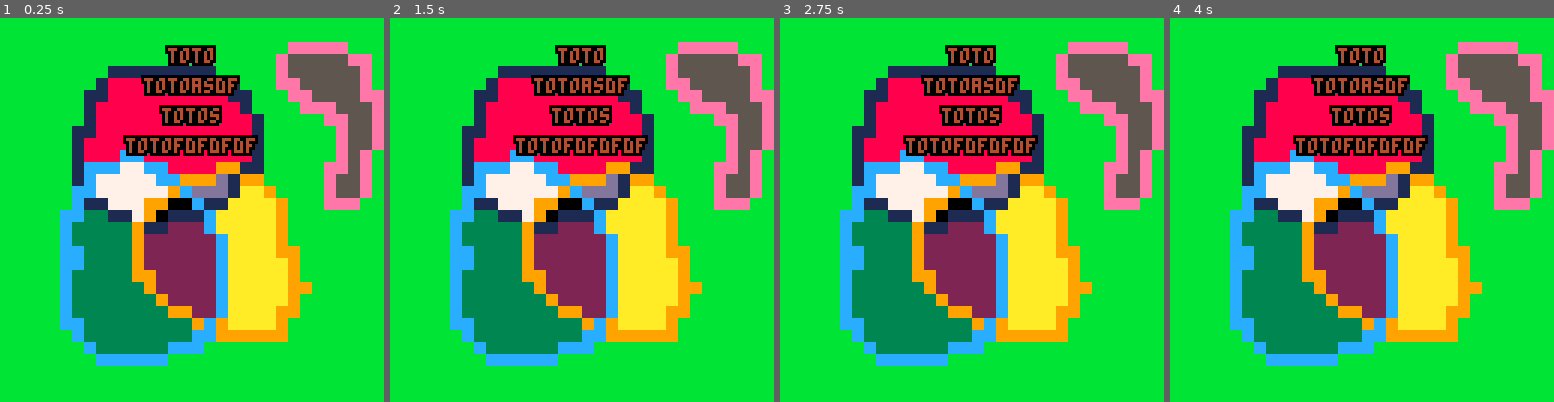
Above: before the commit, frames 1-4 (left to right).
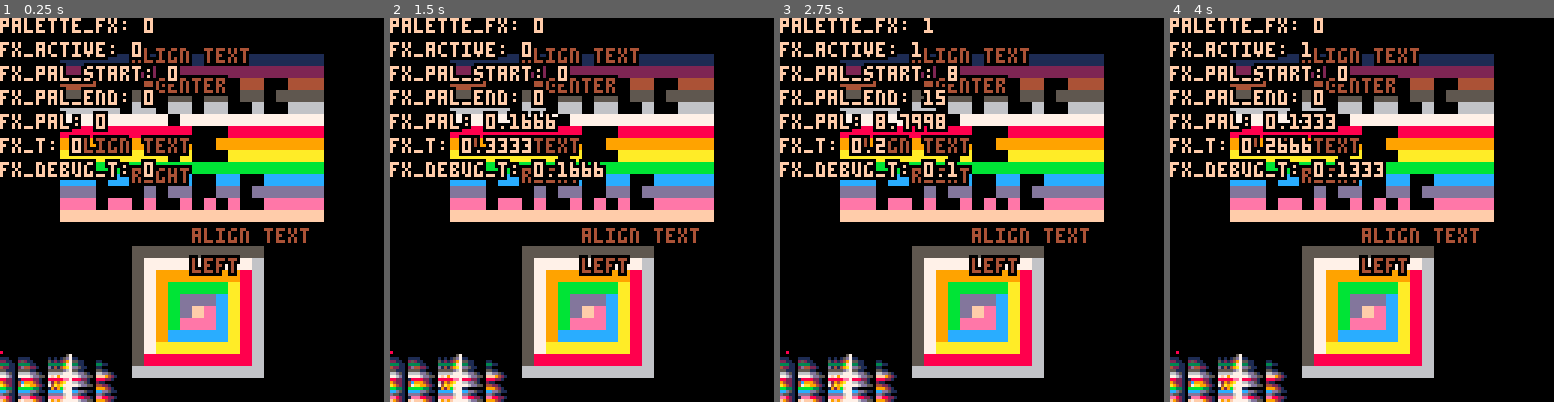
Above: after the commit, the same moments.

Repository: droune2001/nico_pico
Game: PICO-8 cartridge palette_tests.p8
Same seed, same stepped clock (60 frames per second), same inputs: the game is played once before the commit and once after it.
Inputs:
- Up to frame 1 (0.25 s): no input
- Up to frame 2 (1.5 s): tap X (X key) at 0.33, 1.07 s; tap O (Z key) at 0.7 s
- Up to frame 3 (2.75 s): hold Right 1.6-2.1 s; tap O (Z key) at 1.7, 2.1, 2.5 s; tap X (X key) at 1.85 s; hold Up 2.15-2.42 s; hold Right from 2.47 s (still down)
- Up to frame 4 (4 s): tap O (Z key) at 2.9, 3.3, 3.7 s; tap X (X key) at 2.97 s; release Right at 3.03 s; hold Left 3.08-3.58 s; hold Down 3.63-3.97 s

The runs differ from the first frame. In frame 1, 95% of the frame differs, in the area x 0-100%, y 0-100%; in frame 2, 95%; in frame 3, 96%; in frame 4, 95%.

Commit message:
palette fade ok
fade-to-black or to-white aller retour ok.

Diff:
--- a/palette_tests.p8
+++ b/palette_tests.p8
@@ -5,33 +5,154 @@
 -- droune
 
 function _init()
-
+ pal_idx=0
+ init_palettes(39)
+
+ -- effects:
+ -- 0 = normal
+ -- 1 = fade-to-black-8
+ -- 2 = fade-to-black-6
+ -- 3 = fade-to-white-4
+ -- 4 = fade-in-from-black-8
+ -- 5 = fade-in-from-black-6
+ -- 6 = fade-in-from-white-4
+ fx = { id=0, active=0, pal_start=0, pal_end=0, curr_pal=0, t=0, max_t=2, dir=1, debug_t=0 }
+ current_fx = 0
 end
 -->8
 -- update
 
-function _update60()
- local dt = 1/60
+function _update()
+
+ local dt = 1/30
+
+ if btnp(0) then pal_idx = (pal_idx-1)%40 end
+ if btnp(1) then pal_idx = (pal_idx+1)%40 end
+
+ if btnp(2) then current_fx = ( current_fx + 1 ) % 7 end
+ if btnp(3) then current_fx = ( current_fx - 1 ) % 7 end
+
+ if btnp(4) then start_fx( current_fx ) end
+ if btnp(5) then fx.active=0 end
+
+ if not btnp(4) and not btnp(5) then
+  update_fx(dt)
+ end
+end
+
+function update_fx(dt)
+  if fx.active == 1 then
+    fx.t += dt
+    if fx.t >= fx.max_t then
+     fx.active = 0
+     -- todo(nfauvet): add callback on fx end.
+    else
+      local t = fx.t/fx.max_t
+      fx.debug_t = t
+      -- offset by 1 if dir==-1, offset 0 if dir==1
+      local offset = (1-fx.dir)/2
+      -- floating. set_palette applies a flr()
+      fx.curr_pal = fx.pal_start + offset + t * fx.dir * ( 1 + abs(fx.pal_end-fx.pal_start) )
+    end
+  end
+end
+
+function start_fx(id)
+ fx.id = id
+ fx.active=1
+ fx.t=0
+ fx.max_t=2
+ if id == 0 then
+  fx.pal_start=0
+  fx.pal_end=0
+  fx.dir=1
+ elseif id == 1 then
+  fx.pal_start=8
+  fx.pal_end=15
+  fx.dir=1
+  --fx.max_t=8
+ elseif id == 2 then
+  fx.pal_start=0
+  fx.pal_end=5
+  fx.dir=1
+ elseif id == 3 then
+  fx.pal_start=20
+  fx.pal_end=23
+  fx.dir=1
+ elseif id == 4 then
+  fx.pal_start=15
+  fx.pal_end=8
+  fx.dir=-1
+ elseif id == 5 then
+  fx.pal_start=5
+  fx.pal_end=0
+  fx.dir=-1
+ elseif id == 6 then
+  fx.pal_start=23
+  fx.pal_end=20
+  fx.dir=-1
+ end
+ fx.curr_pal=fx.pal_start
 end
 
 -->8
 -- draw
 
+function apply_palette_fx()
+ if fx.active == 0 or fx.id == 0 then
+  set_palette(0)
+ else
+  set_palette(fx.curr_pal)
+ end
+end
+
 function draw_bg(dt)
- cls()
- --pal(11,0)
+
+ -- shit palette
+ --set_palette(pal_idx)
+ apply_palette_fx()
+ -- draw stretched sprite.
  sspr(12*8,0,4*8,4*8,0,0,4*4*8,4*4*8)
+ -- reset palette
  pal()
- local a=0.5
- shprint("toto",64,10,4,a)
- shprint("totoasdf",64,20,4,a)
- shprint("totos",64,30,4,a)
- shprint("totofdfdfdf",64,40,4,a)
+
+end
+
+function draw_text(dt)
+ local a = 0.5 -- align center
+ shprint("align text",64,10,4,a)
+ shprint("center",64,20,4,a)
+ a = 1 -- align right
+ shprint("align text",64,40,4,a)
+ shprint("right",64,50,4,a)
+ a = 0 -- align left
+ shprint("align text",64,70,4,a)
+ shprint("left",64,80,4,a)
+
+ shprint("palette_fx: "..current_fx,     0, 0,  15, 0)
+ shprint("fx_active: "..fx.active,       0, 8,  15, 0)
+ shprint("fx_pal_start: "..fx.pal_start, 0, 16, 15, 0)
+ shprint("fx_pal_end: "..fx.pal_end,     0, 24, 15, 0)
+ shprint("fx_pal: "..fx.curr_pal,        0, 32, 15, 0)
+ shprint("fx_t: "..fx.t,                 0, 40, 15, 0)
+ shprint("fx_debug_t: "..fx.debug_t,     0, 48, 15, 0)
+end
+
+function draw_palettes(dt)
+ for p=0,39 do
+  for c=0,15 do
+   pset(p,127-15+c,peek(0x5000+shl(p,4)+c))
+  end
+ end
+ pset(pal_idx%40,127-16,8)
 end
 
 function _draw()
  local dt = 1/30
+ cls()
  draw_bg(dt)
+ draw_palettes(dt)
+ draw_text(dt)
 end
 -->8
 -- utils
@@ -152,27 +273,66 @@
 -- palette effects
 -------------------------------
 
+-- we will store (n) palettes in personal address space,
+-- extracted from the spritesheed.
 function init_palettes(n)
+
+ -- 0x5000 is an adress inside the personal address space 0x4300-0x5dff
  local a=0x5000
+
+ -- n: the number of columns of palettes to read from the spritesheet.
+ -- sod -> for each column p in the spritesheet
  for p=0,n do
-  local pri,sec=p,8
+
+  -- The spritesheet starts at address 0x0000,
+  -- so "pri" is the starting address of a column
+  -- in the spritesheet.
+  -- pri will go from 0 to 23, then 16(x8) and 17(x8)
+  -- sec will stay at 8 for x24, then 0..7 2 times.
+  local pri=p
+  local sec=8
+
+  -- after the 24 first palettes
+  -- read 16 other palettes, as 2 sets of 8 palettes
+  -- column 16 and 17 reorder the palette gradient
+  -- we read from column 8 to 16.
   if p>=24 then
    pri=13+p/8
    sec+=p%8
   end
+
+  -- 16 colors to read
   for c=0,15 do
+
+   -- use indirection to build further palettes.
+   -- one column reorders the palette, and point to
+   -- a 8 values decay.
+   -- not useful for normal palette.
    local v=sget(sec,sget(pri,c))
+
+   -- c = 3 is dark green, used for transparency.
+   -- if that color is found in the palette, set
+   -- the transparency bit (8th bit -> 0x80)
    if (c==3) v+=0x80
+
+   -- store c-th color replacement in personal
+   -- address space. 16 indices in a row.
    poke(a,v)
+
+   -- advance personal address space dest by 1.
    a+=1
   end
  end
 end
 
 function set_palette(no)
- memcpy(0x5f00,
-  0x5000+shl(flr(no or 8),4),
-  16)
+ -- shl(x,4) = x16, palettes are 16 bytes long
+ -- copy 16 for the same reason.
+ -- flr(no or 8): flr for float-to-int. if no == 0
+ -- copy palette nb 8, which is our identity palette.
+ -- 0x5f00 is the address of the draw palette.
+ --memcpy(0x5f00, 0x5000+shl(flr(no or 8),4), 16)
+ memcpy(0x5f00,0x5000+shl(flr(no),4),16)
 end
 
 function dim_object(o,mx)
Not shown, changed: 32 lines of the sprite sheet (__gfx__) section of palette_tests.p8
